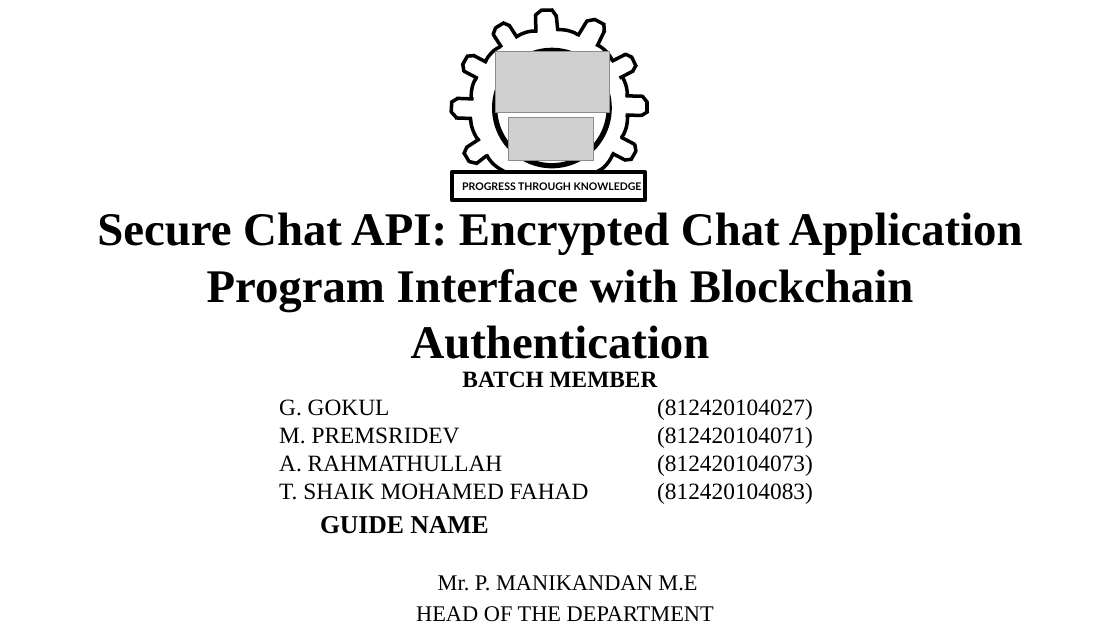
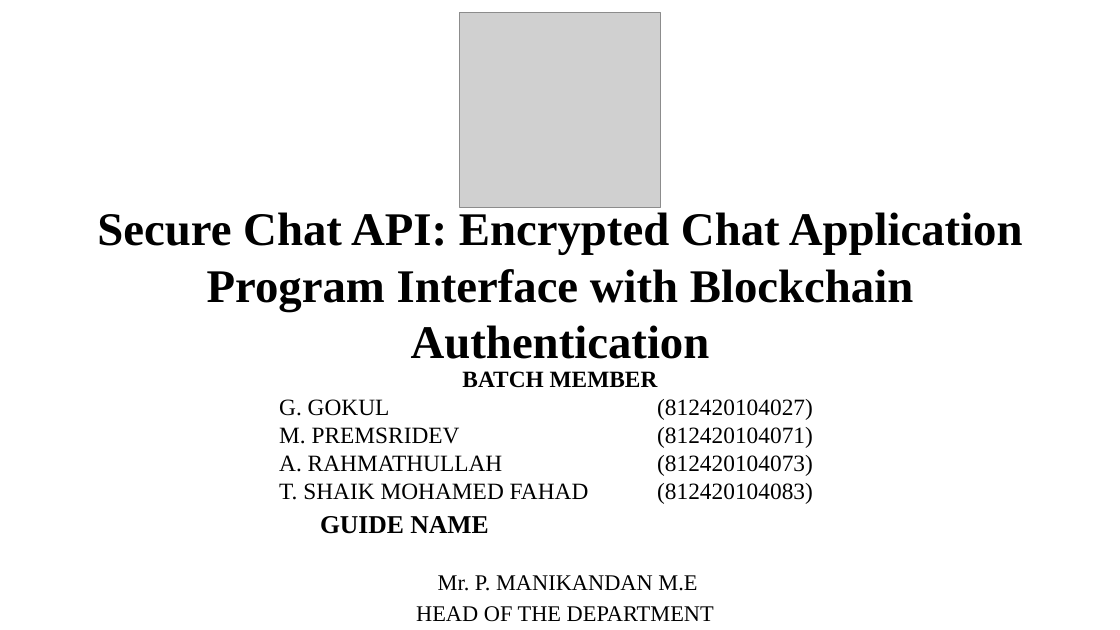
Before and after one commit to i-am-smf/Secure-Chat-using-Blockchain, a slide deck: slide 1 of First Review.pptx. Drawn at 1120x630 pixels with LibreOffice and Linux fonts; fonts in the diff are those of the drawing; grey boxes stand for pictures. Boxes give left, top, right and bottom in pixels: in the first picture for what was removed or moved away, otherwise in the second. Text is boxed around its words. In the diff, an @@ line names an element or a change of style, - is before the commit and + after.

```diff
--- a/First Review.pptx
+++ b/First Review.pptx
@@ picture added at [460,12,660,207] @@
@@ group removed at [451,9,649,201]: 45 lines, 10 arc (boxed as its full ellipse)s, 2 pictures, 1 ellipse, 1 rectangle, 1 text @@
-PROGRESS THROUGH KNOWLEDGE
```
Also in this commit, not shown: 3 other slides changed, 1 slide removed, 6 other files.
